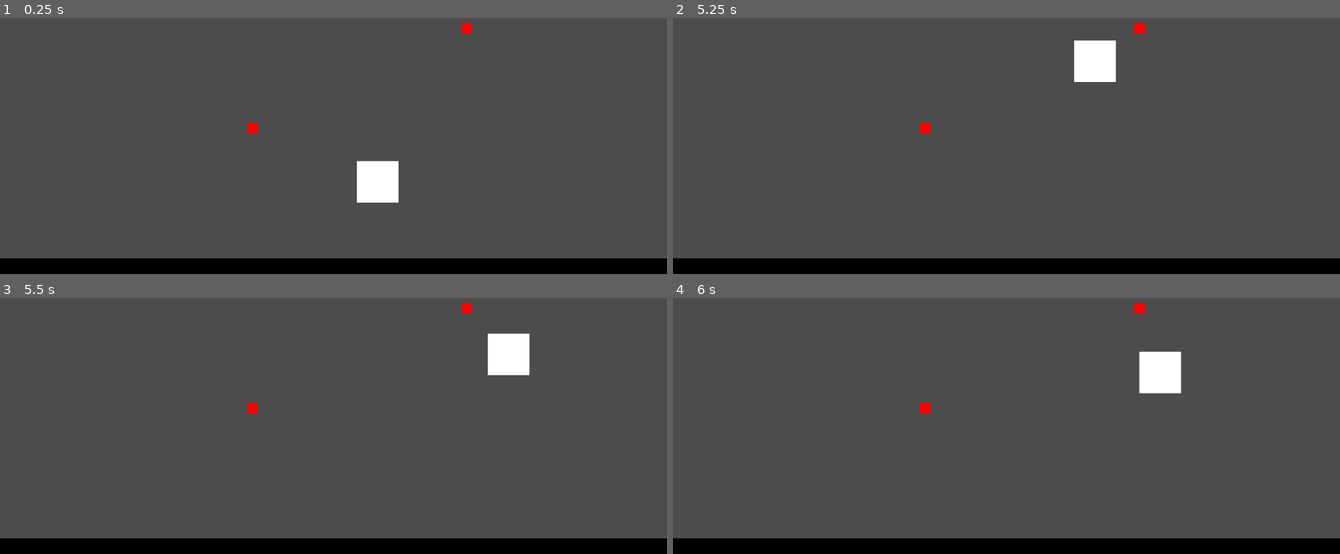
Above: before the commit, frames 1-4 (two rows, left to right).
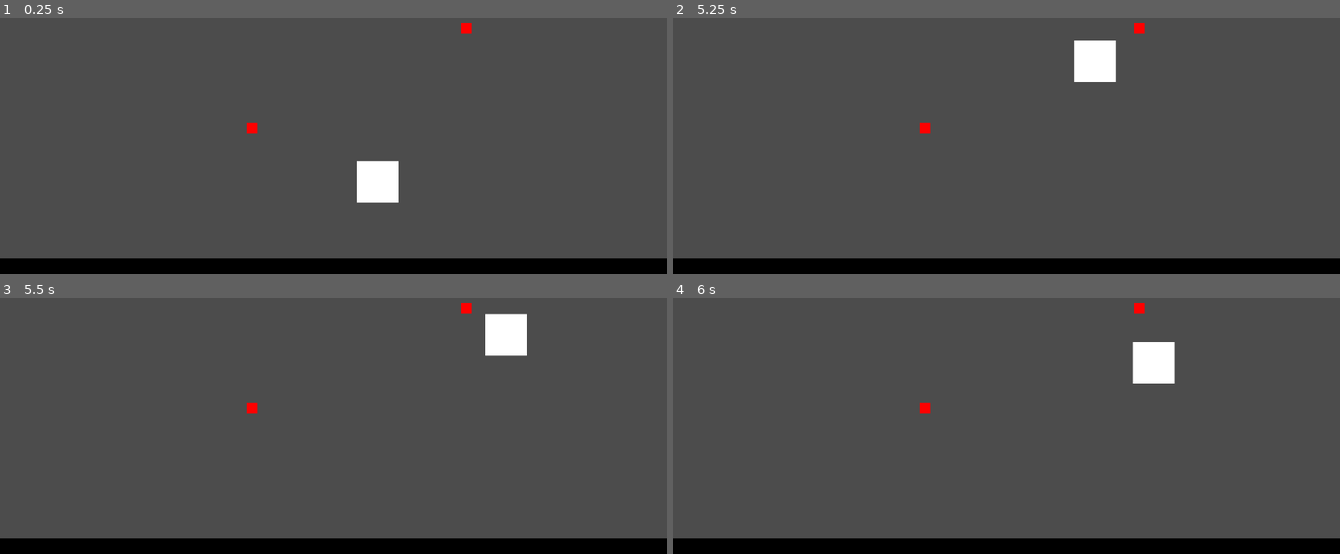
Above: after the commit, the same moments.

Repository: Develarooio/icho-and-falaj
Game: Godot game, scene res://ClaytonDebug/ClaytonsSceneNoGirlsAllowed.tscn
The game is run twice, just before and just after one commit, with the same random seed, the same clock (stepped at 60 frames per second) and the same inputs. The project has no main scene, so this scene is started directly.
Inputs:
- Up to frame 1 (0.25 s): no input
- Up to frame 2 (5.25 s): tap Enter (throw) at 0.5, 1.35, 2.85, 4.35 s; hold Enter (throw) 0.53-1.28 s; hold D (right) 0.53-2.03 s; tap Space (jump) at 0.77, 1.52, 3.02, 3.77, 4.52 s; hold A (left) 2.03-2.78 s; hold Enter (throw) 2.03-2.78 s; hold D (right) 2.78-4.28 s; hold Enter (throw) 3.53-4.28 s; hold A (left) 4.28-5.03 s; hold D (right) from 5.03 s (still down); hold Enter (throw) from 5.03 s (still down)
- Up to frame 3 (5.5 s): keep holding D (right); keep holding Enter (throw)
- Up to frame 4 (6 s): release D (right) at 5.78 s; release Enter (throw) at 5.78 s; hold A (left) from 5.78 s (still down); tap Enter (throw) at 5.85 s

Frames 1-2 are identical in both runs. In frame 3, 1.0% of the frame differs, in the area x 72-80%, y 6-31%; in frame 4, 0.8%.
Error in both runs: Invalid get index 'global_position' (on base: 'null instance'). (res://Arms.gd:33)

Commit message:
player input affects swing

Diff:
--- a/Falaj/Falaj.gd
+++ b/Falaj/Falaj.gd
@@ -32,18 +32,25 @@
 	if initial_swing == true:
 		grab_length = arm_vector.length()
 
-	var tangent_vector = arm_vector.tangent().normalized()
+	var counter_clockwise_vector = arm_vector.tangent().normalized()
+	var potential_vector = counter_clockwise_vector
 
 	var height = grab_length - (global_position.y - grab_point.y)
 
 	if arm_vector.x > 0 and arm_vector.y <= 0:
-		tangent_vector *= Vector2(-1,-1)
+		potential_vector *= Vector2(-1,-1)
 	elif arm_vector.x >= 0 and arm_vector.y > 0:
-		tangent_vector *= Vector2(-1,-1)
+		potential_vector *= Vector2(-1,-1)
 
-	var potential = tangent_vector*height
+	potential_vector *= height
 
-	current_speed += potential
+	current_speed += potential_vector
+
+	#Player input
+	if Input.is_action_pressed("right"):
+		current_speed += counter_clockwise_vector*Vector2(-1,-1)*3
+	elif Input.is_action_pressed("left"):
+		current_speed += counter_clockwise_vector*3
 
 	#Adjust speed to land on tangent line
 	var next_position = global_position + delta*current_speed
@@ -53,7 +60,7 @@
 	current_speed = -1*adjusted_speed/delta
 	move_and_slide(current_speed, UP)
 
-	initial_swing = false
+	#Check for release
 	if Input.is_action_just_released("throw"):
 		$Arms.set_grabbed(false)
 		initial_swing = true
